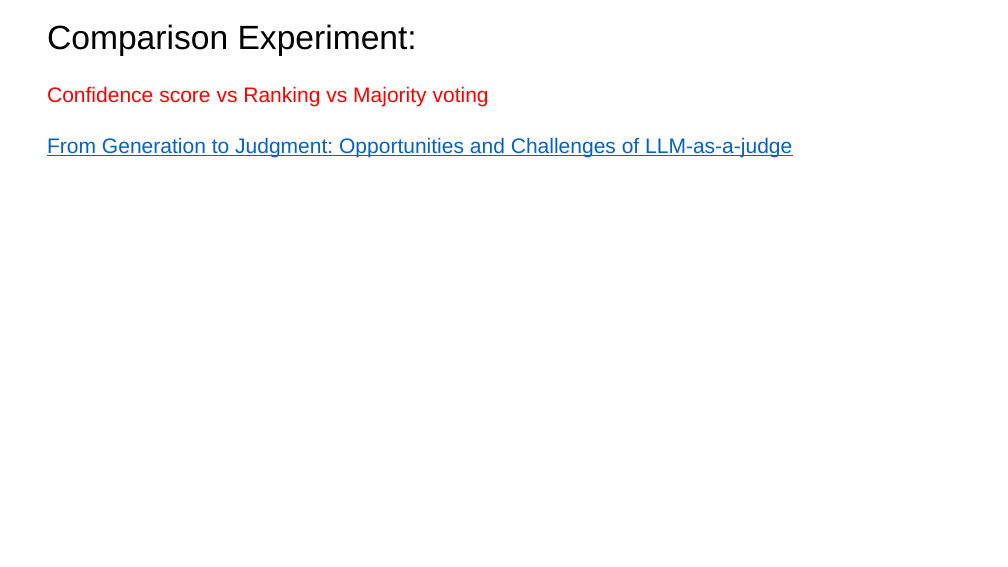
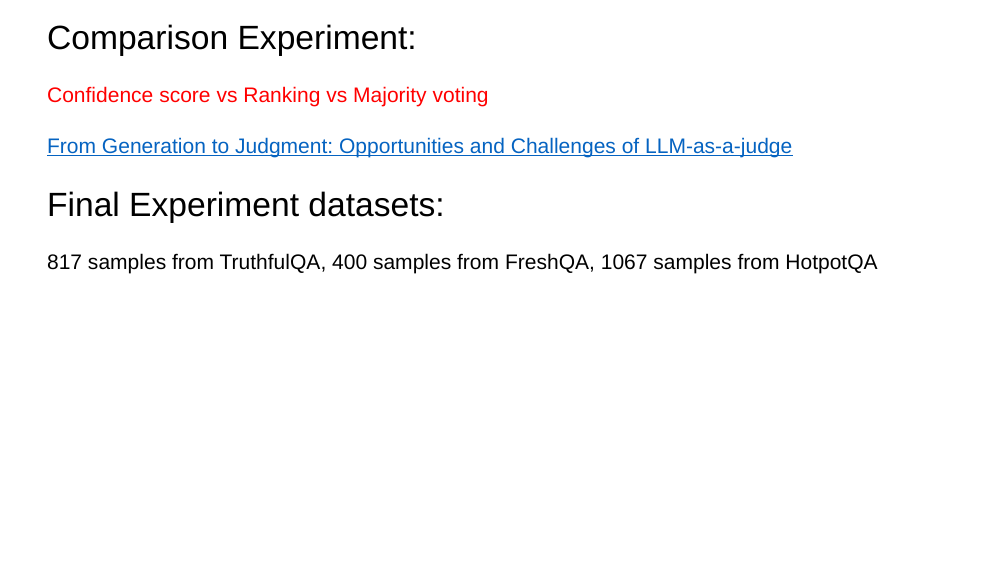
Before and after one commit to zbybr/LLMHalluMiti, a slide deck: slide 2 of slides/20251218.pptx. Drawn at 1008x567 pixels with LibreOffice and Linux fonts; fonts in the diff are those of the drawing. Boxes give left, top, right and bottom in pixels: in the first picture for what was removed or moved away, otherwise in the second. Text is boxed around its words. In the diff, an @@ line names an element or a change of style, - is before the commit and + after.

```diff
--- a/slides/20251218.pptx
+++ b/slides/20251218.pptx
@@ text at (47,191,877,273): paragraphs added @@
+Final Experiment datasets:
+817 samples from TruthfulQA, 400 samples from FreshQA, 1067 samples from HotpotQA
```
